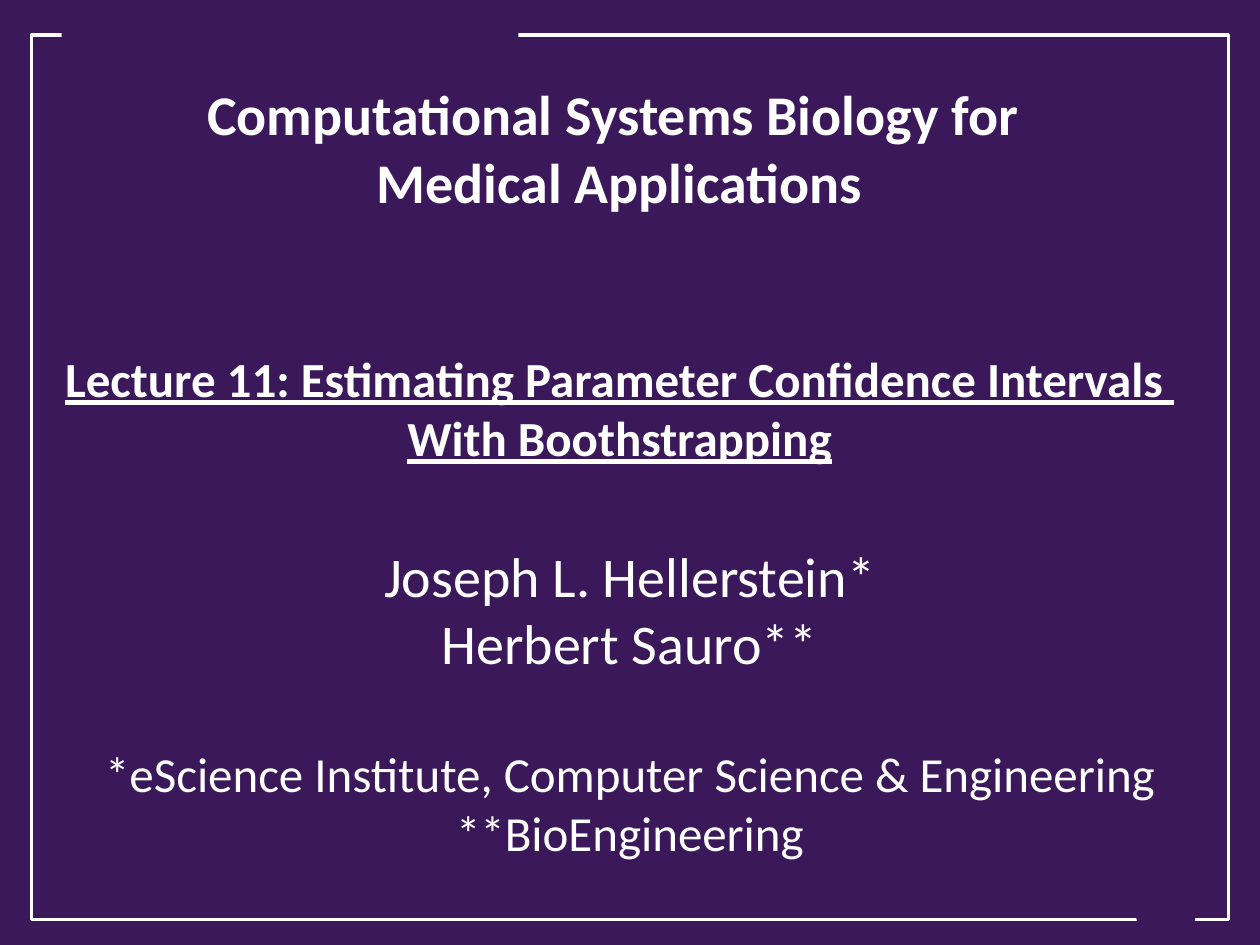
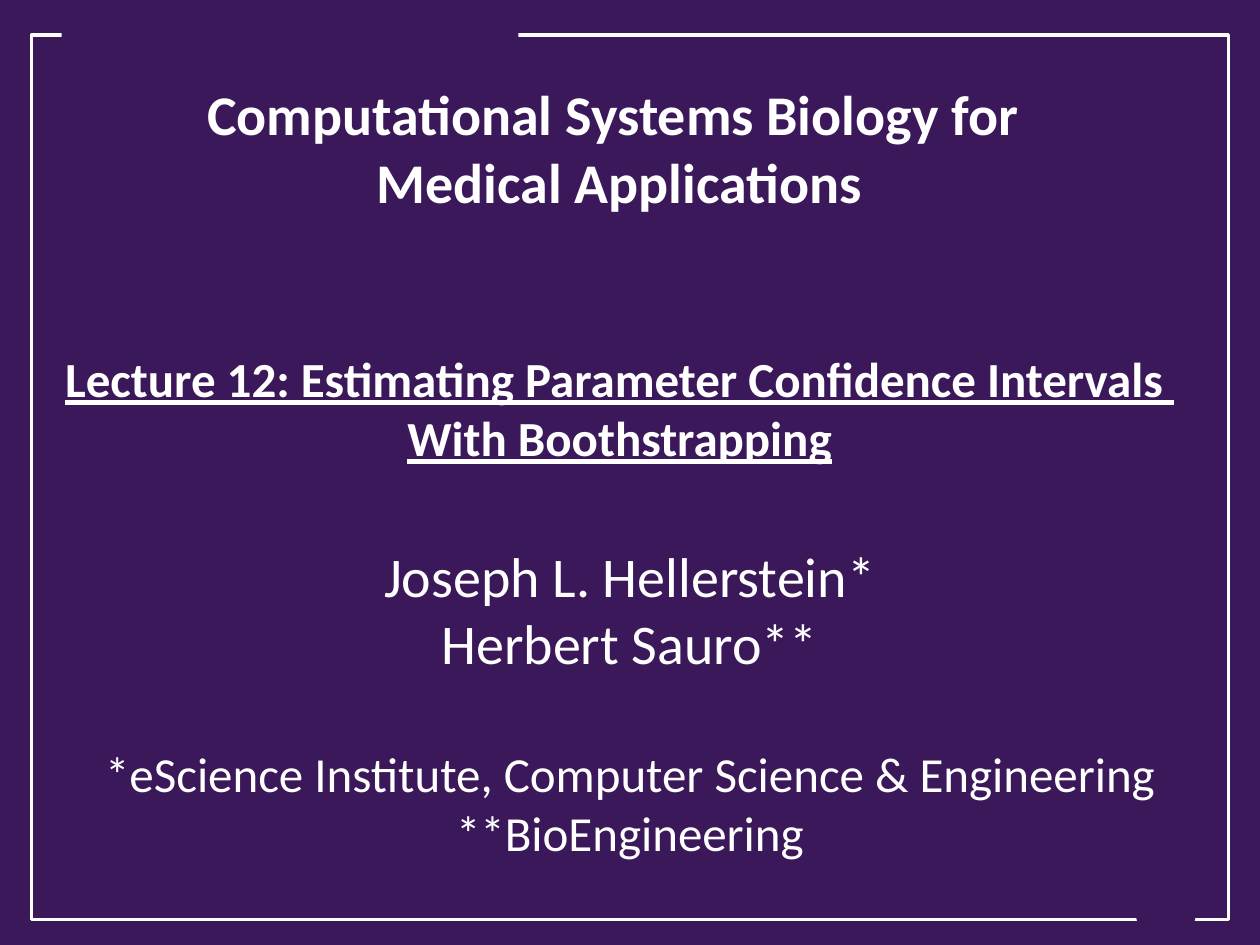
Before and after one commit to ModelEngineering/advancing-biomedical-models, a slide deck: slide 1 of lecture_12/12_Parameter_Confidence_Intervals_With_Bootstrapping.pptx. Drawn at 1260x945 pixels with LibreOffice and Linux fonts; fonts in the diff are those of the drawing; background and template pictures are left out. Boxes give left, top, right and bottom in pixels: in the first picture for what was removed or moved away, otherwise in the second. Text is boxed around its words. In the diff, an @@ line names an element or a change of style, - is before the commit and + after.

```diff
--- a/lecture_12/12_Parameter_Confidence_Intervals_With_Bootstrapping.pptx
+++ b/lecture_12/12_Parameter_Confidence_Intervals_With_Bootstrapping.pptx
@@ title at [65,95,1163,465]: text changed @@
-Computational Systems Biology for
-Medical Applications
-Lecture 11: Estimating Parameter Confidence Intervals
-With Boothstrapping
+Computational Systems Biology for
+Medical Applications
+Lecture 12: Estimating Parameter Confidence Intervals
+With Boothstrapping
```
Also in this commit, not shown: 6 slides removed, 1 other file.
